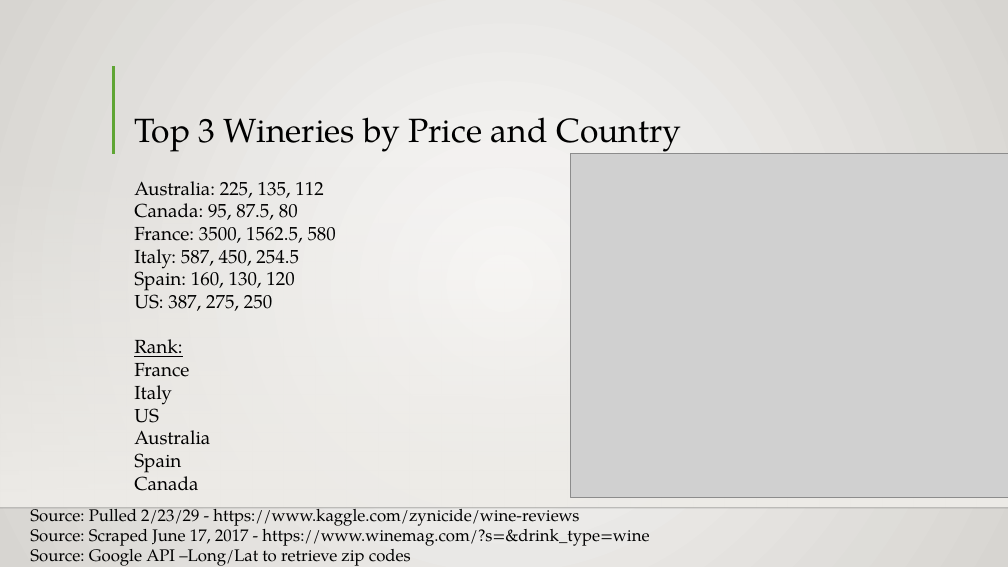
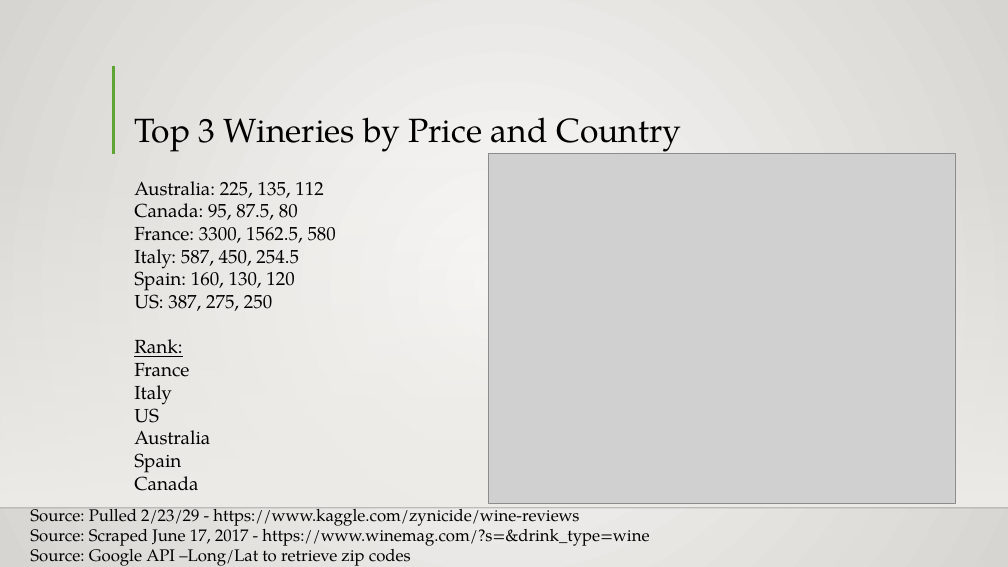
Before and after one commit to drivera537/Data-Historians, a slide deck: slide 15 of Wine_Data.pptx. Drawn at 1008x567 pixels with LibreOffice and Linux fonts; fonts in the diff are those of the drawing; grey boxes stand for pictures; background and template pictures are left out. Boxes give left, top, right and bottom in pixels: in the first picture for what was removed or moved away, otherwise in the second. Text is boxed around its words. In the diff, an @@ line names an element or a change of style, - is before the commit and + after.

```diff
--- a/Wine_Data.pptx
+++ b/Wine_Data.pptx
@@ picture: place and size @@
-picture at (570, 154, 1008, 498)
+picture at (488, 154, 956, 504)
@@ text at (134, 227, 336, 243): text changed @@
-France: 3500, 1562.5, 580
+France: 3300, 1562.5, 580
```
Also in this commit, not shown: 1 other slide changed, 1 slide added.
